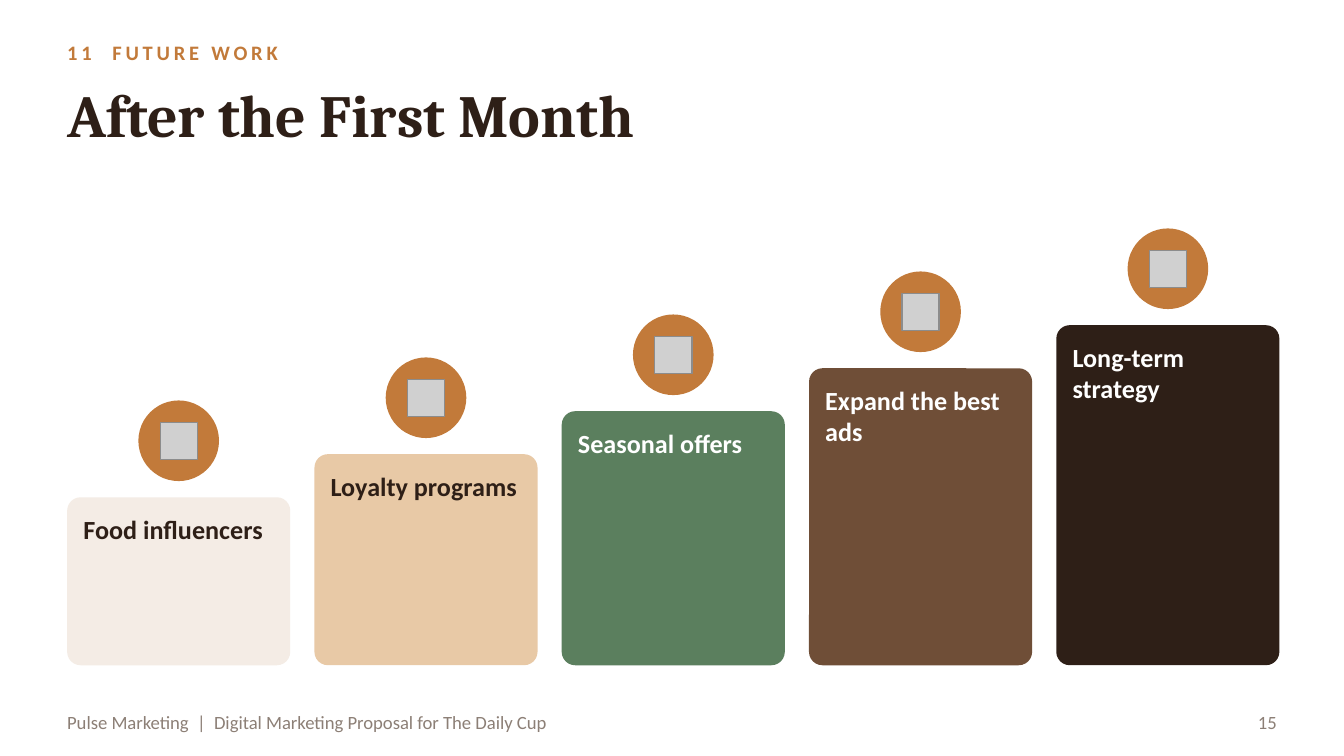
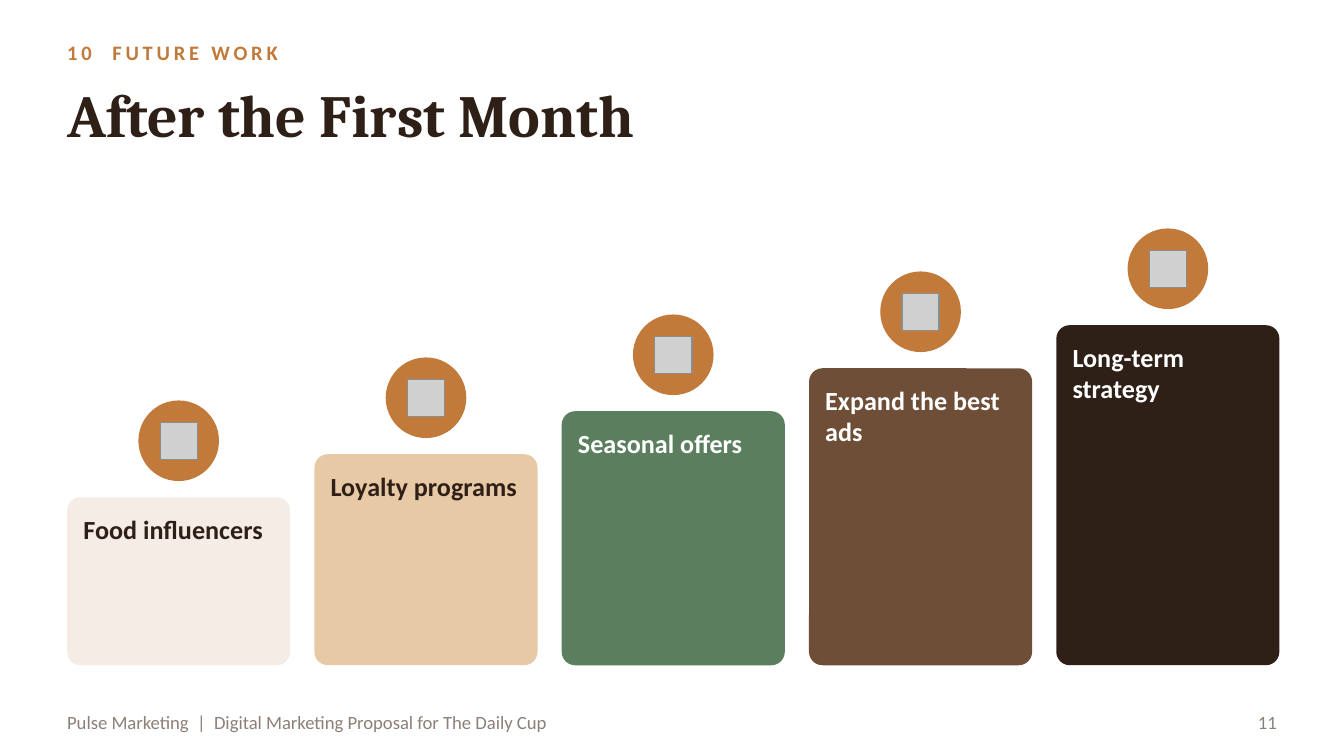
Before and after one commit to RahmaOshba/RahmaOshba, a slide deck: slide 11 of Cafe_Marketing_Proposal.pptx (slide 15 before the commit). Drawn at 1344x756 pixels with LibreOffice and Linux fonts; fonts in the diff are those of the drawing; grey boxes stand for pictures. Boxes give left, top, right and bottom in pixels: in the first picture for what was removed or moved away, otherwise in the second. Text is boxed around its words. In the diff, an @@ line names an element or a change of style, - is before the commit and + after.

```diff
--- a/Cafe_Marketing_Proposal.pptx
+++ b/Cafe_Marketing_Proposal.pptx
@@ text at (x1=67, y1=46, x2=277, y2=60): text changed @@
-11 FUTURE WORK
+10 FUTURE WORK
@@ page number at (x1=1258, y1=717, x2=1277, y2=729): text changed @@
-15
+11
```
Also in this commit, not shown: 5 other slides changed, 4 slides removed, 3 other files.
